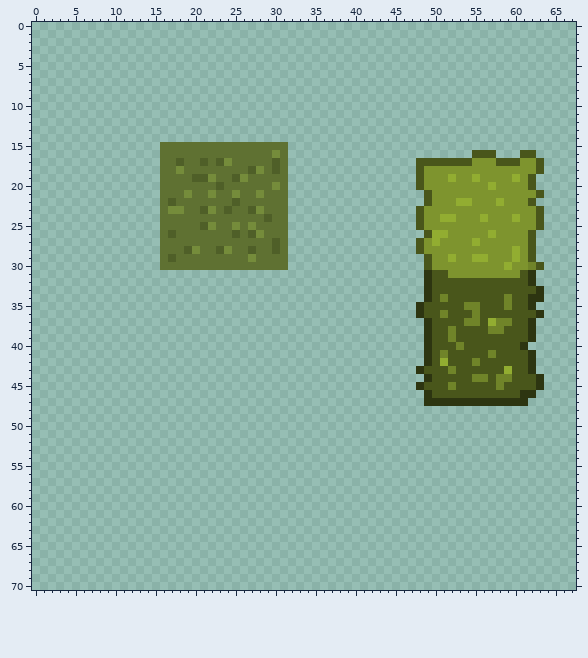
Sprite sheet: Assets/SpriteTests/Map.png. The picture above is the old version.
The file is 320x320 pixels. Shown: x 0..67, y 0..70.
Once edited:
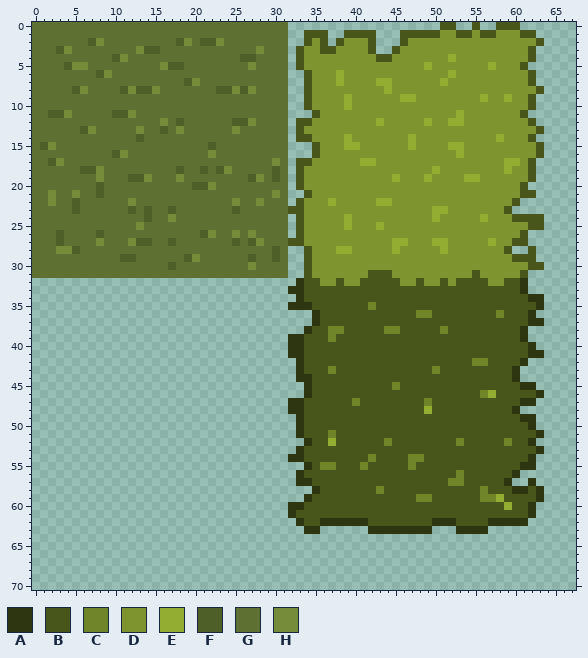
Palette (. is transparent): A #2d3511  B #49561b  C #708429  D #7e942e  E #92ad31  F #4f5f28  G #5f7132  H #758c3b
What changed:
Changed rows in their new state; - is an unchanged pixel.
first column x 0:
 0 GGGGGGGGGGGGGGGGGGGGGGGGGGGGGGGG-------------------BB--B--BBB---
 1 GGGGGGGGGGGGGGGGGGGGGGGGGGGGGGGG--BBB--BBBB---BBBBBDDBBDBBDDDBB-
 2 GGGGGGGFHGGGGGGGGGFHGFFHGGGGGGGG--BDB-BDDDB---BDDDDDDDDDDDDDDDDB
 3 GGGFHGGGGGGGGHFFGGGGGGGGGGGGHGGG-BDDBBDDDDB--BDDDDDDDDDDDDDDDDB-
 4 GGGGGGGGGGFHGGGGGGGGGGGGGGFFGGGG-BDDDDDDDDDBBDDDDDDDEDDDDDDDDDB-
 5 GGGGFHHGGGGGGGGGHFFGGGGGGGGHGGGG-BDDDDDDDDDDDDDDDEDDDDDDDEDDDB--
 6 GGGGGGGGFHGGGGGGGGGGGGGGGGGGGGGG--BDDDEDDDDDDDDDDDDDEDDDDDDDDDB-
 7 GGGGGGGGGGGGGGGGGGGFHGGGGGGGGGGG--BDDDEDDDDEEDDDDDDEDDDDDDDDDDB-
 8 GGGGGFHGGGGFHFFHGGGGGGGFFHFHGGGG--BDDDDDDDDDEDDDDDDDDDDDDDDDDDDB
 9 GGGGGGGGGGGGGGGGGGGGGGGGGGGGGGGG--BDDDDEDDDDDDEEDDDDDDDDEDDEDDB-
10 GGGGGGGGGGGGGGGGGGGGGGGGGGGGGGGG--BDDDDEDDDDDDDDDDDDDDDDDDDDDDB-
11 GGFFHGGGGGFFHGGGGGGGGGGGGGGGGGGG---BDDDDDDDDDDDDDDDDDEDDDDDDDB--
12 GGGGGGGGGGGGGGGGHGFGGGGGGFFHGGGG-BBDDDDDDDDEDDDDDEDDEEDDDDDDDDB-
13 GGGGGGFHGGGGGHGGFGHGGGGGGHGGGGGG-BDDDDDDDDDDDDDDDDDDDDDDDDDDDDDB
14 GGGGGGGGGGGGGFGGGGGGGGGGGGGGGGGG-BBDDDDEDDDDDDDEDDDDDDDDDDEDDDB-
15 GFHGGGGGGGGGGGGG------F------------BDDDEEDDDDDDEDDDDEEDDDDDDDDDB
16 GGGGGGGGGGFHGGGG------H-------G----BDDDDDDDDDDDDDDDDDEDDDDDDDDDB
17 GGFHGGGGGGGGGGGG--G--G-GG-----H--BBDDDDDDEEDDDDDDDDDDDD---DEE-B.
18 GGGGGGFFHGGGGGGG--F--F-FH--GG----BDDDDDDDDDDDDDDD-E--------E--B.
19 GGGGGGGGHGGGFFHG--H-GGG--GGFH-F--BDDDDDDDDDDDEDDDE--D-E-----D---
20 GGGGGGGGFGGGGGGG----FFHG------G--BDDDDDDDDDDDDDDD--------D---B.-
21 GGHGGHGGFGGGGGGG---G--G--G--G-H---BDDDDDDDDDDDDDDD-----------BB.
22 GGHGGFGGGGGGHGGG-G-------H--H----BDDDEDDDDDEEDDDDD---DD---D-B..-
23 GGGGGFGGGGGGFGFG-FG--GG-GF-GG---BBDDDDDDDDDDDDDDD-EE-------B....
24 GGGGGGGGGGGGGGFG-H-----------G---BDDDDDEDDDDDDDDD-EDD-------BBB-
25 GGGGGGGGGGGGGHGG-----GG--G-G-----BDDDDDEDDDEDDDDD-------------B-
26 GGGFGGGGFGGGGGGG-G---FH--H-HG----BDDDDDDDDDDDDDDDDDD-----D---B.-
27 GGGFGGGGHGGGHFFG-F-------F-FH-G-BBDDDDDDDDDDDEEDD--E---D-E--BB.-
28 GGGHHFGGGGGGGGGG---GG--GG--G------BDDDEEDDDDDEDDD--E-------B..--
29 GGGGGGGGGGGFFGGG-G-FH------F--F---BDDDDDDDDDDDDDDD--D--DD---BB--
30 GGGGGGGGGGGGGGGG-F---------H------BDDDDDDDDDDDDDDD---------D--B-
31 GGGGGGGGGGGGGGGGGGGGGGGGGGGGGGGG--BDDDDDDDBBBDDDDDDD---B------.-
32 ---------------------------------ABBDDBDDBBBBBDDBDD-D----DD--A.-
33 --------------------------------AABBBBBBBBBBBBBBBB-----------A..
34 ---------------------------------ABBBBBBBBBBBBBBBB-B-------B----
35 --------------------------------AAABBBBBBBCBBBBBB-----BB---B--BA
36 -----------------------------------ABBBBBBBBBBBBCC-B---B--C---A.
37 -----------------------------------ABBBBBBBBBBBBBB----BB-BBB---A
38 ----------------------------------ABBCCBBBBBCCBBBB-CB----BB--A.-
39 --------------------------------AABBBCBBBBBBBBBBBB--B--------A.-
40 --------------------------------AABBBBBBBBBBBBBBBB---B-------BA-
41 --------------------------------AABBBBBBBBBBBBBBBB-B-----B-----A
42 ---------------------------------ABBBBBBBBBBBBBBBB-B----C----A.-
43 ---------------------------------ABBBCBBBBBBBBBBB-C-B------BA..-
44 ---------------------------------AABBBBBBBBBBBBBBB-----BB-BBA...
45 ----------------------------------ABBBBBBBBBBCBBB---B-----B--AA.
46 ----------------------------------ABBBBBBBBBBBBBBB------CE---BBA
47 --------------------------------AABBBBBBCBBBBBBBBCBBBBBBBBBBB-A-
48 --------------------------------AABBBBBBBBBBBBBBBEBBBBBBBBBBA---
49 ---------------------------------ABBBBBBBBBBBBBBBBBBBBBBBBBBBAA-
50 ---------------------------------ABBBBBBBBBBBBBBBBBBBBBBBBBBBBA-
51 ---------------------------------ABBBCBBBBBBBBBBBBBBBBBBBBBBBBBA
52 ----------------------------------ABBEBBBBBBCBBBBBBBBCBBBBBCBBA-
53 ---------------------------------ABBBBBBBBBBBBBBBBBBBBBBBBBBBBBA
54 --------------------------------AABBBBBBBBCBBBBCCBBBBBBBBBBBBBA-
55 ----------------------------------ABCCBBBCBBBBBCBBBBBBBBBBBBBAA-
56 ---------------------------------ABBBBBBBBBBBBBBBBBBBCBBBBBBA---
57 ---------------------------------AABBBBBBBBBBBBBBBBBCCBBBBBA--A-
58 -----------------------------------ABBBBBBBCBBBBBBBBBBBBCBBBAABA
59 ----------------------------------ABBBBBBBBBBBBBCCBBBBBBCCEBBBBA
60 --------------------------------AABBBBBBBBBBBBBBBBBBBBBBBBBEBBA-
61 --------------------------------ABBBBBBBBBBBBBBBBBBBBBBBBBBBBBA-
62 ---------------------------------ABBAAAAAABBBBBBBBAAABBBBAAAAA--
63 ----------------------------------AA------AAAAAAAA---AAAA-------
Pixel boxes of the changes (left, top, right, bottom) in both pictures:
changed: (32, 22, 544, 534)
